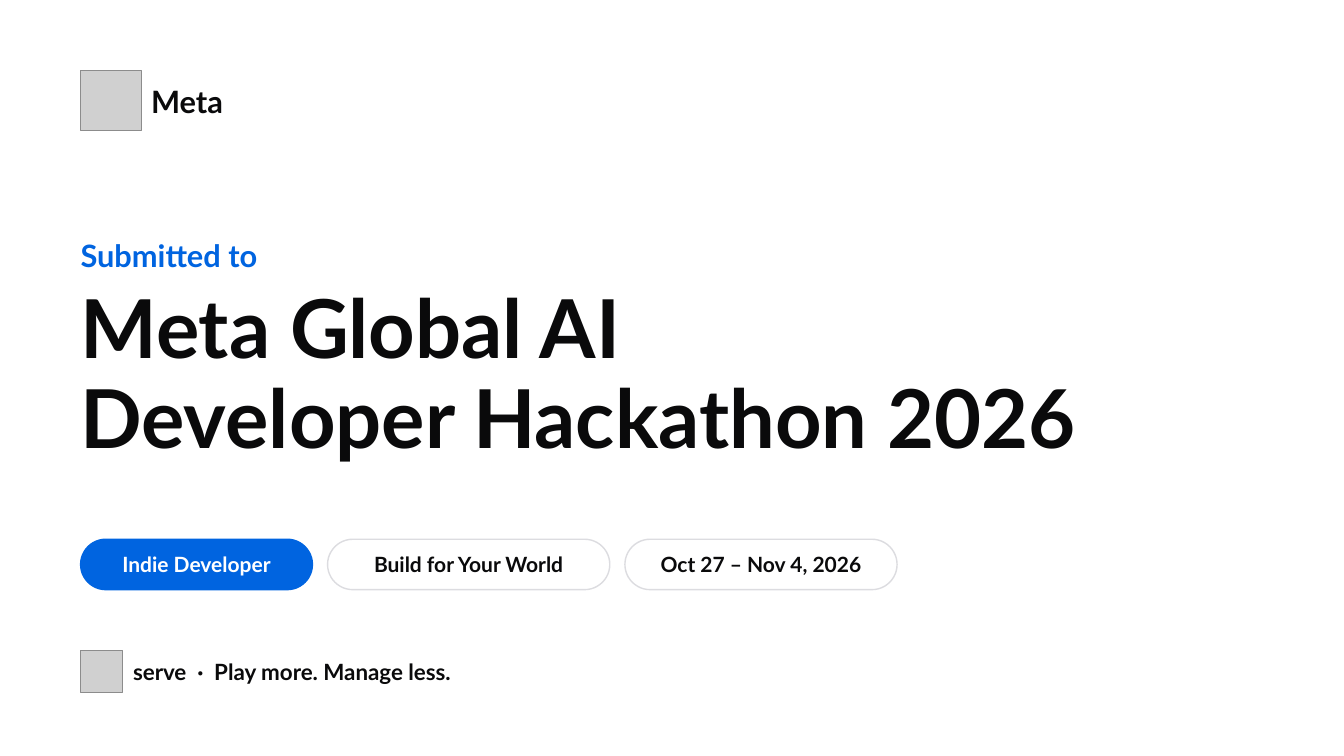
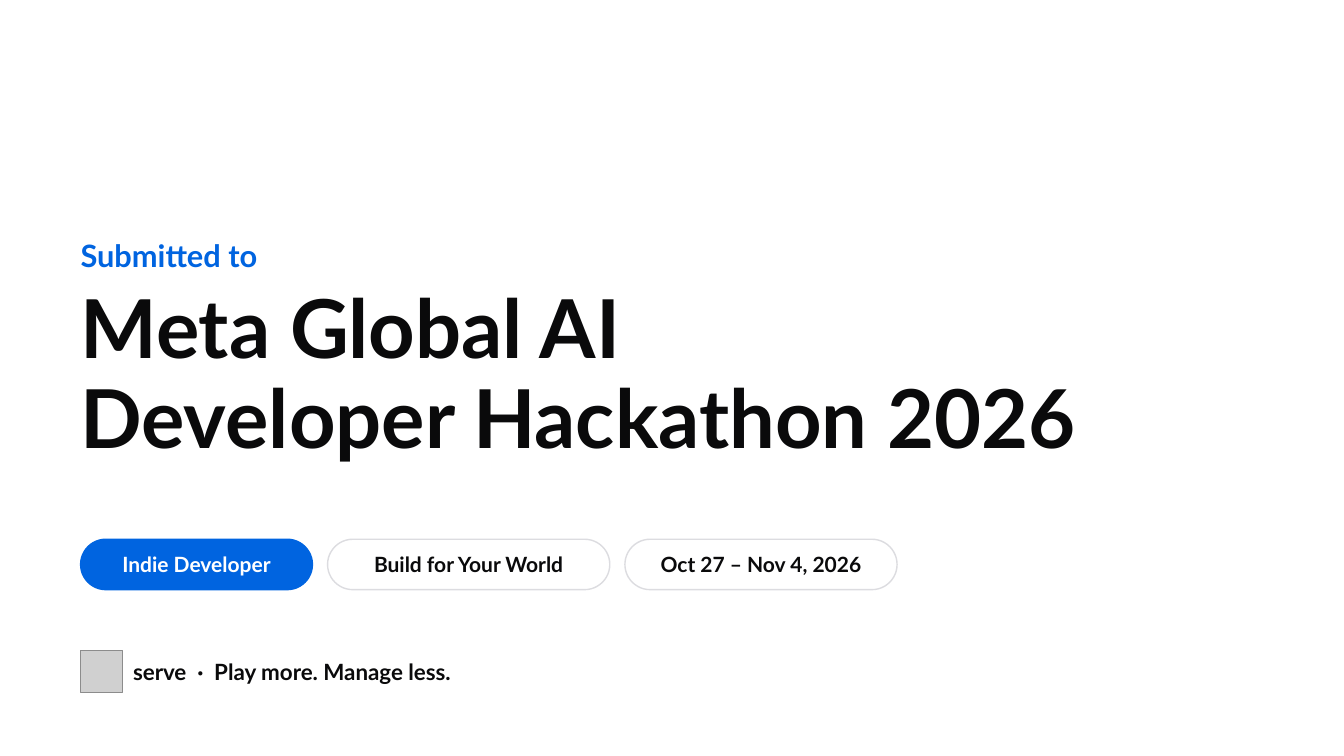
Before and after one commit to gino6178/serve-meta-hackathon, a slide deck: slide 1 of video/deck/Serve_Meta_deck.pptx. Drawn at 1344x756 pixels with LibreOffice and Linux fonts; fonts in the diff are those of the drawing; grey boxes stand for pictures. Boxes give left, top, right and bottom in pixels: in the first picture for what was removed or moved away, otherwise in the second. Text is boxed around its words. In the diff, an @@ line names an element or a change of style, - is before the commit and + after.

```diff
--- a/video/deck/Serve_Meta_deck.pptx
+++ b/video/deck/Serve_Meta_deck.pptx
@@ picture removed at <box>81,71,141,131</box> @@
@@ text removed at <box>151,90,223,114</box> @@
-Meta
```
Also in this commit, not shown: 9 other slides changed, 4 other files.
